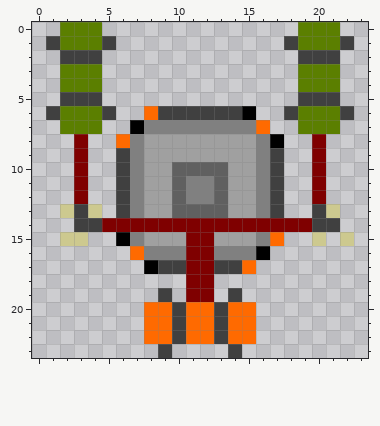
Pixel-art sprite: data/gfx/towers/TB0.0.1.0.png. The picture above was drawn from the file before the commit.
The file is 24x24 pixels.
Once edited:
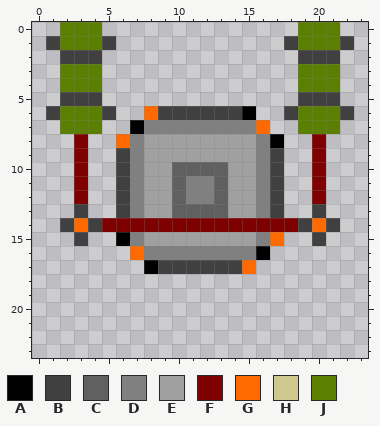
Palette (. is transparent): A #000000  B #404040  C #606060  D #808080  E #a0a0a0  F #7f0000  G #ff6a00  H #cdc98f  J #5b7f00
Diff:
The author put colour B in row 14 at x 2.
Colour F becomes colour B in row 14 at x 19; in row 17 at x 11 to 12.
Colour H becomes colour B in row 15 at x 3 and 20.
Colour F becomes colour D in row 16 at x 11 to 12.
Colour F becomes colour E in row 15 at x 11 to 12.
Colour B becomes colour G in row 14 at x 3 and 20.
The author cleared colour B in row 19 at x 9 and 14; in rows 20 to 22 at x 10 and 13; in row 23 at x 9 and 14.
The author cleared colour F in rows 18 to 19 at x 11 to 12.
The author cleared colour G in rows 20 to 22 at x 8 to 9, 11 to 12 and 14 to 15.
The author cleared colour H in row 13 at x 2, 4 and 21; in row 15 at x 2 and 22.
